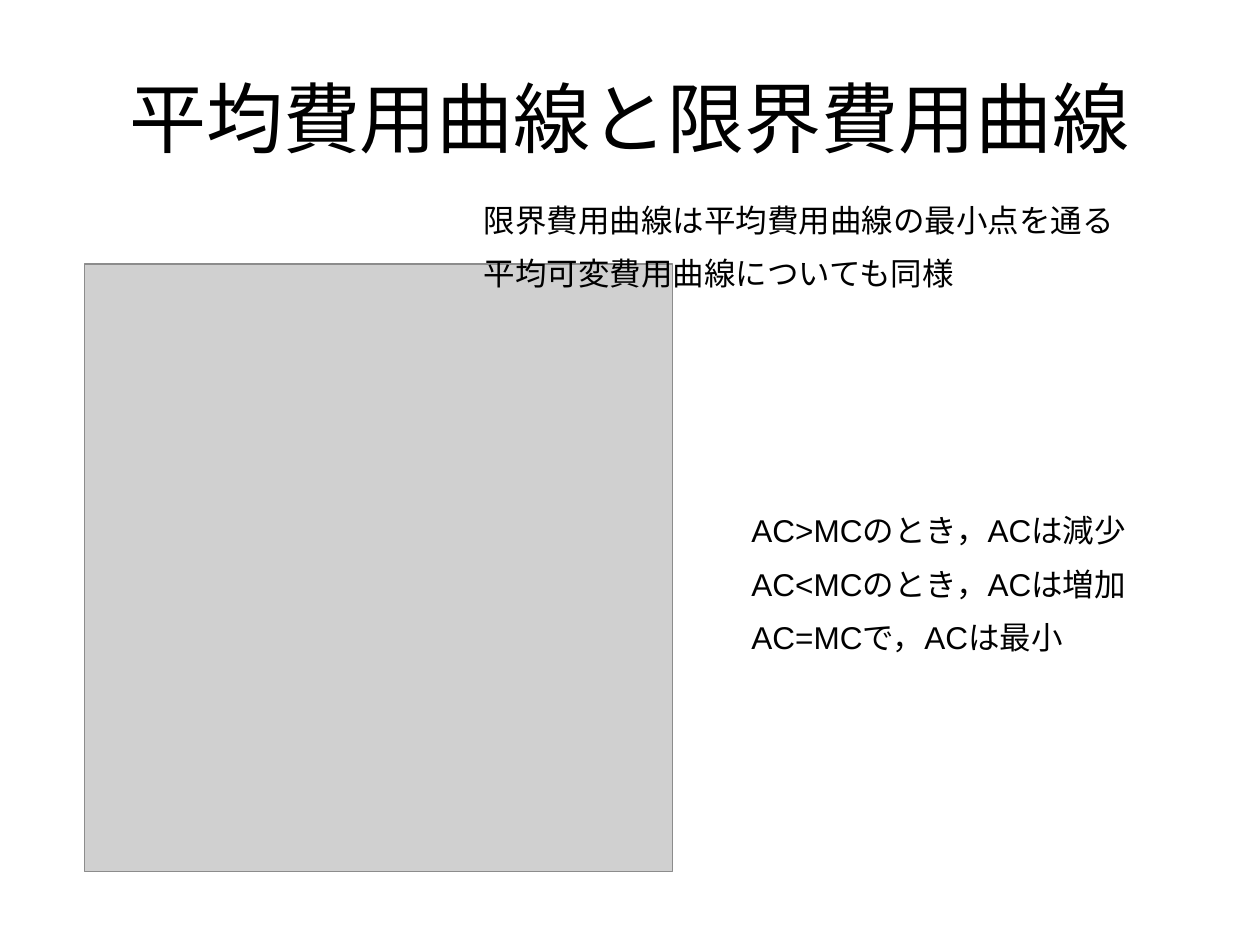
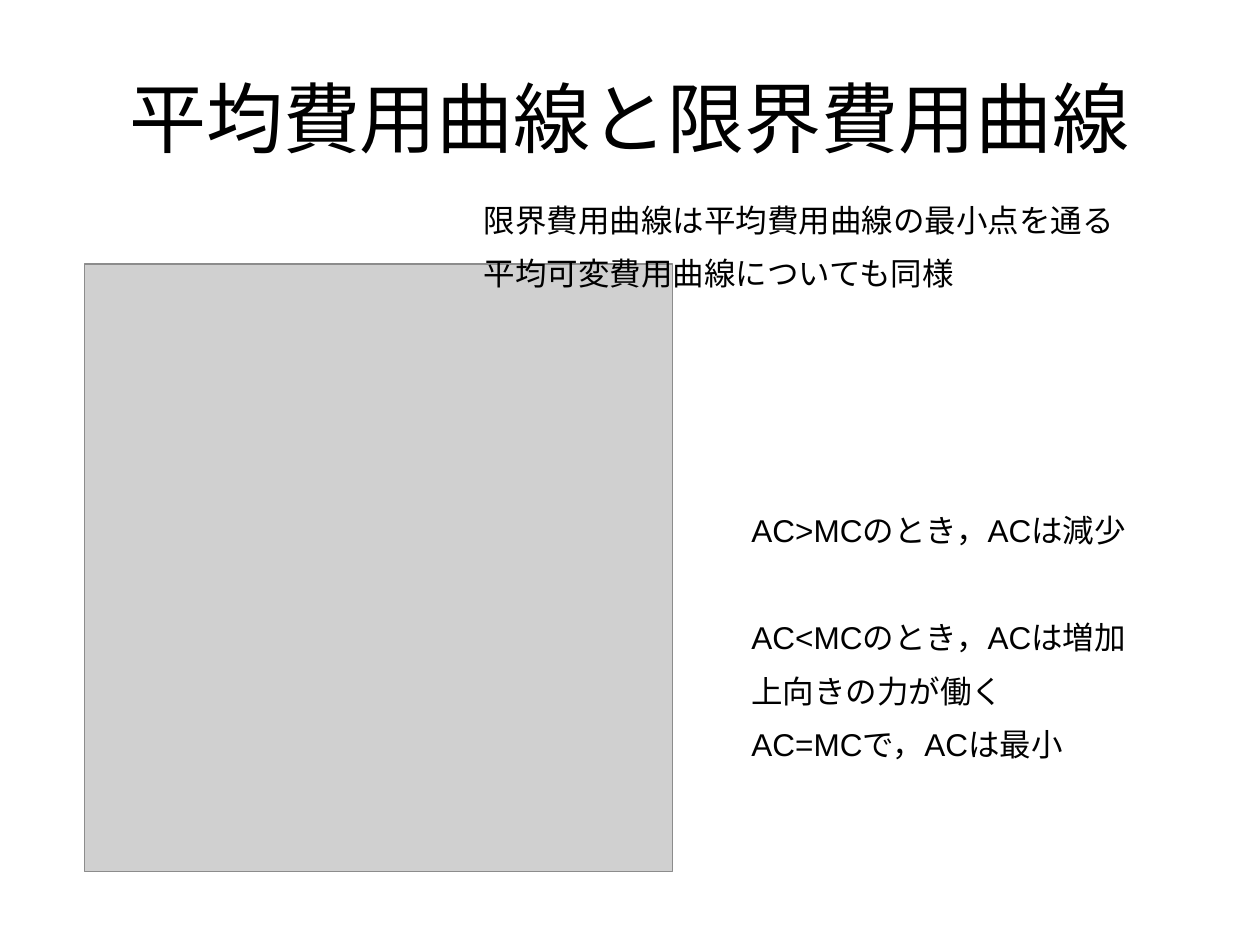
Before and after one commit to h0shihir0/Classes, a slide deck: slide 24 of Economics2/0530lectureAndResume.pptx. Drawn at 1260x945 pixels with LibreOffice and Linux fonts; fonts in the diff are those of the drawing; grey boxes stand for pictures. Boxes give left, top, right and bottom in pixels: in the first picture for what was removed or moved away, otherwise in the second. Text is boxed around its words. In the diff, an @@ line names an element or a change of style, - is before the commit and + after.

```diff
--- a/Economics2/0530lectureAndResume.pptx
+++ b/Economics2/0530lectureAndResume.pptx
@@ text at [751, 676, 1003, 706]: paragraph added @@
+上向きの力が働く
```
Also in this commit, not shown: 9 other files.
